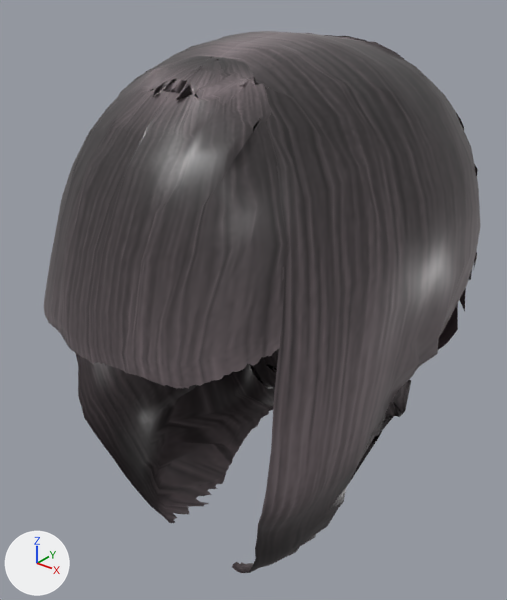
An edit to the glTF model public/models/hair_user_photo.glb, drawn before and after from the same camera.
One viewpoint serves both versions: a 50 mm camera at (0.157, -0.218, 0.149) aimed at (-0.009, -0.011, 0.02). Arrows for +X, +Y and +Z are at lower left; the lights stay in place. The first picture is the older version. Vertices at exactly the same position are counted once.

The first picture shows 'hair_user_photo'.
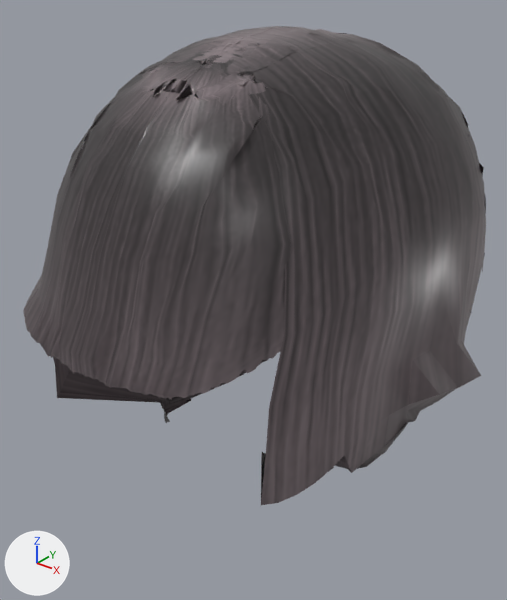
The edits, one by one:
me_hair_user_photo is used by ob_hair_user_photo; location (0.0, 0.0, 0.0).
me_hair_user_photo had 4710 vertices, 8626 faces and spanned x -0.072..0.072, y -0.101..0.095, z -0.096..0.125.
me_hair_user_photo now has 4710 vertices, 8626 faces and spans x -0.083..0.083, y -0.108..0.095, z -0.045..0.127.
me_hair_user_photo part 1: the loose piece of 18 vertices spanning x 0.019..0.05, y 0.045..0.075, z 0.073..0.096 is scaled about its middle by (1.02, 1.04, 1.01), then moved by (0.001, 0.001, 0.001).
me_hair_user_photo part 2: 3316 of 4710 vertices moved; they spanned x -0.072..0.072, y -0.101..0.087, z -0.096..0.125 and now span x -0.083..0.083, y -0.108..0.089, z -0.045..0.127; mean shift (0.0, 0.002, 0.004); largest move (0.022, -0.023, -0.096) -> (0.039, -0.018, -0.037).
Other edits to the shape of me_hair_user_photo do not show in these pictures.

Changed parts and their boxes (x1, y1, x2, y2) in the pictures (507 x 600 px; the box of a moved part takes in the faces that stretch with it):
'hair_user_photo', reshaped (6% wider, 12% shorter): before (44, 31, 480, 573); after (23, 26, 486, 505)
part 1 of me_hair_user_photo, moved or reshaped: before (456, 113, 464, 130); after (460, 108, 468, 127)
part 2 of me_hair_user_photo, moved or reshaped: before (44, 31, 480, 573); after (23, 26, 486, 505)
